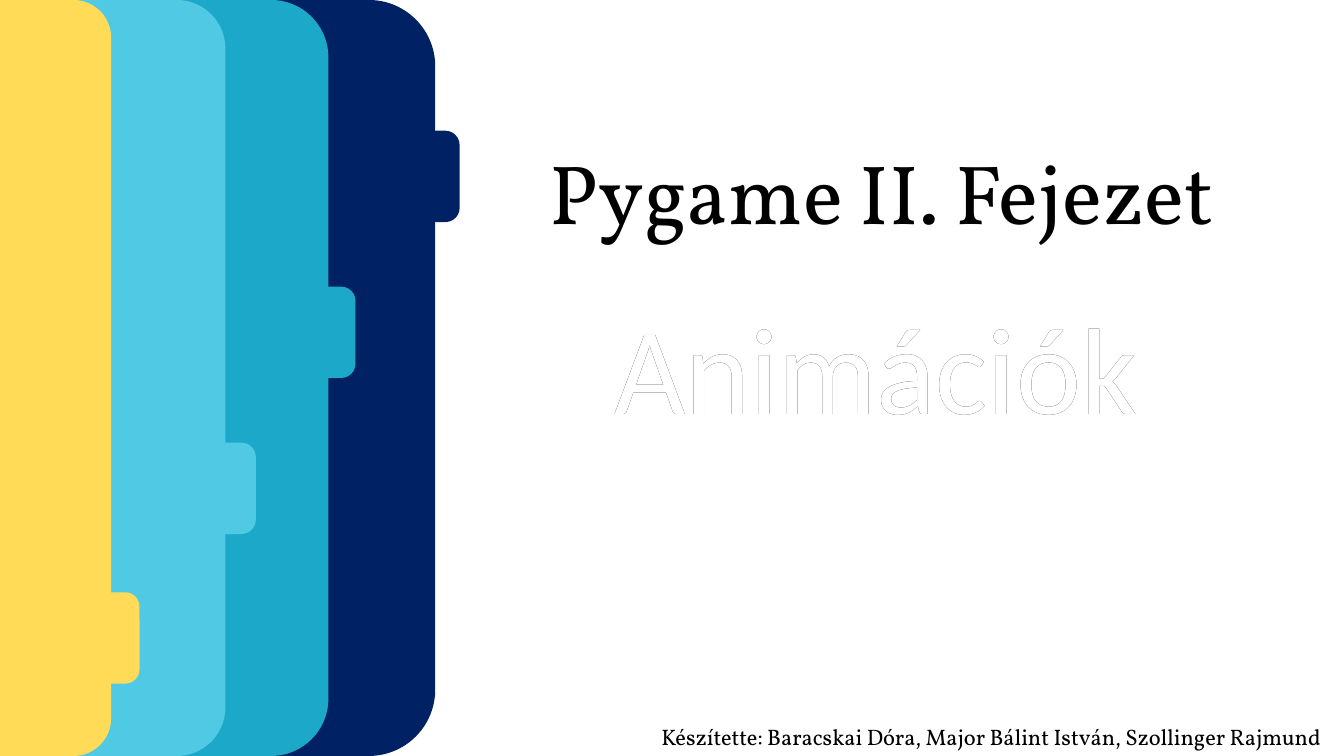
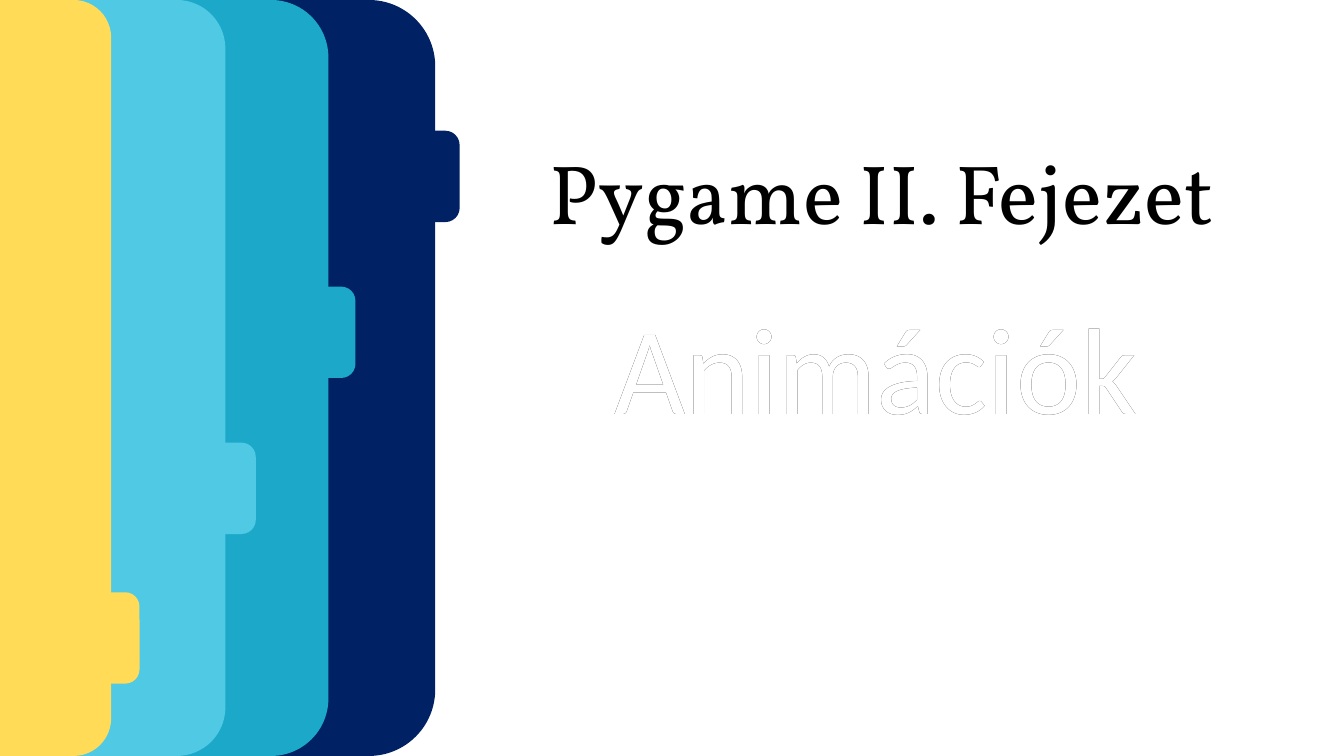
Before and after one commit to majorbalintistvan/pygame_html-ppt, a slide deck: slide 1 of powerpoint.pptx. Drawn at 1344x756 pixels with LibreOffice and Linux fonts; fonts in the diff are those of the drawing; background and template pictures are left out. Boxes give left, top, right and bottom in pixels: in the first picture for what was removed or moved away, otherwise in the second. Text is boxed around its words. In the diff, an @@ line names an element or a change of style, - is before the commit and + after.

Commit message:
ppt

```diff
--- a/powerpoint.pptx
+++ b/powerpoint.pptx
@@ text removed at box(661, 729, 1321, 751) @@
-Készítette: Baracskai Dóra, Major Bálint István, Szollinger Rajmund
```
Also in this commit, not shown: 4 slides added, 1 slide removed.
